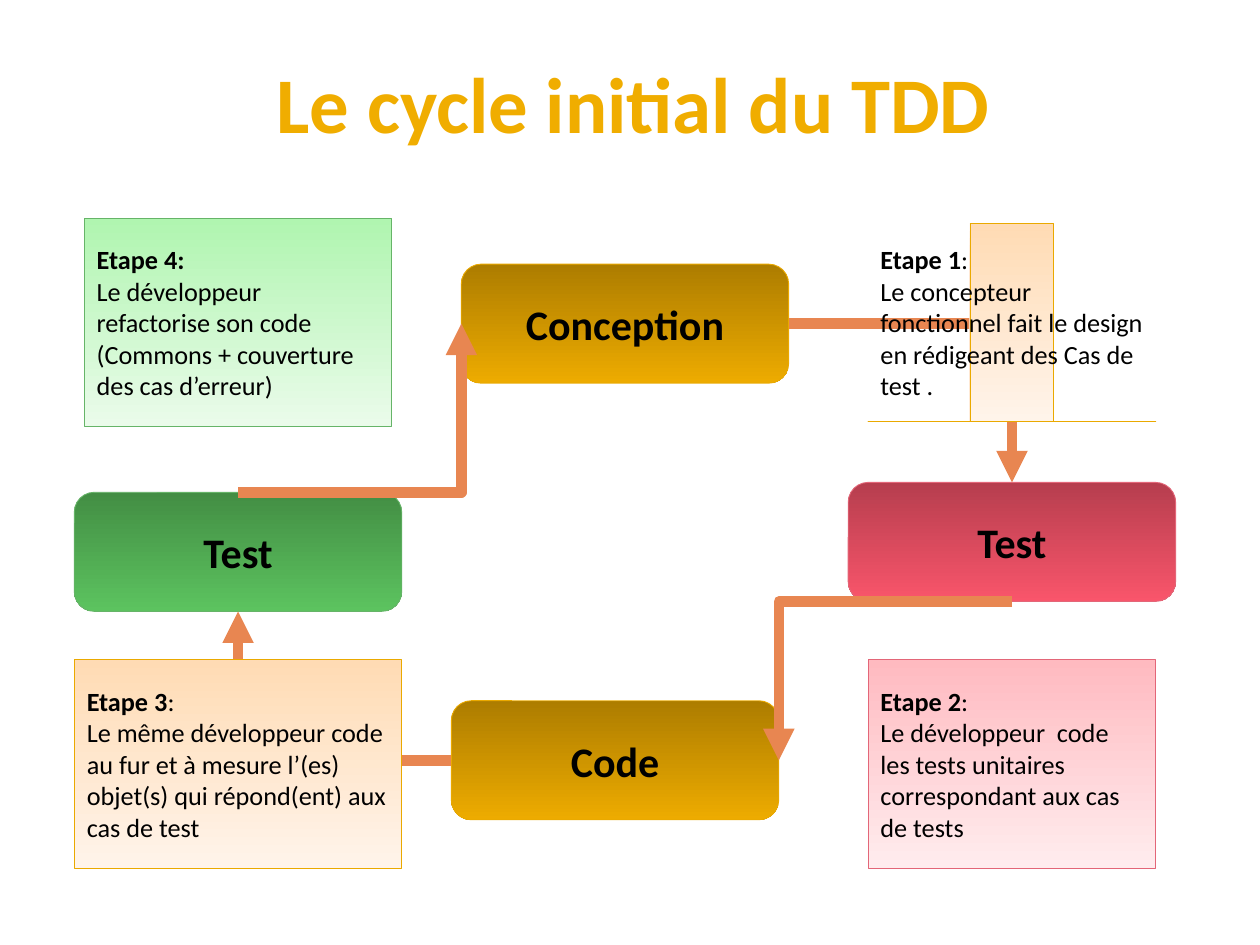
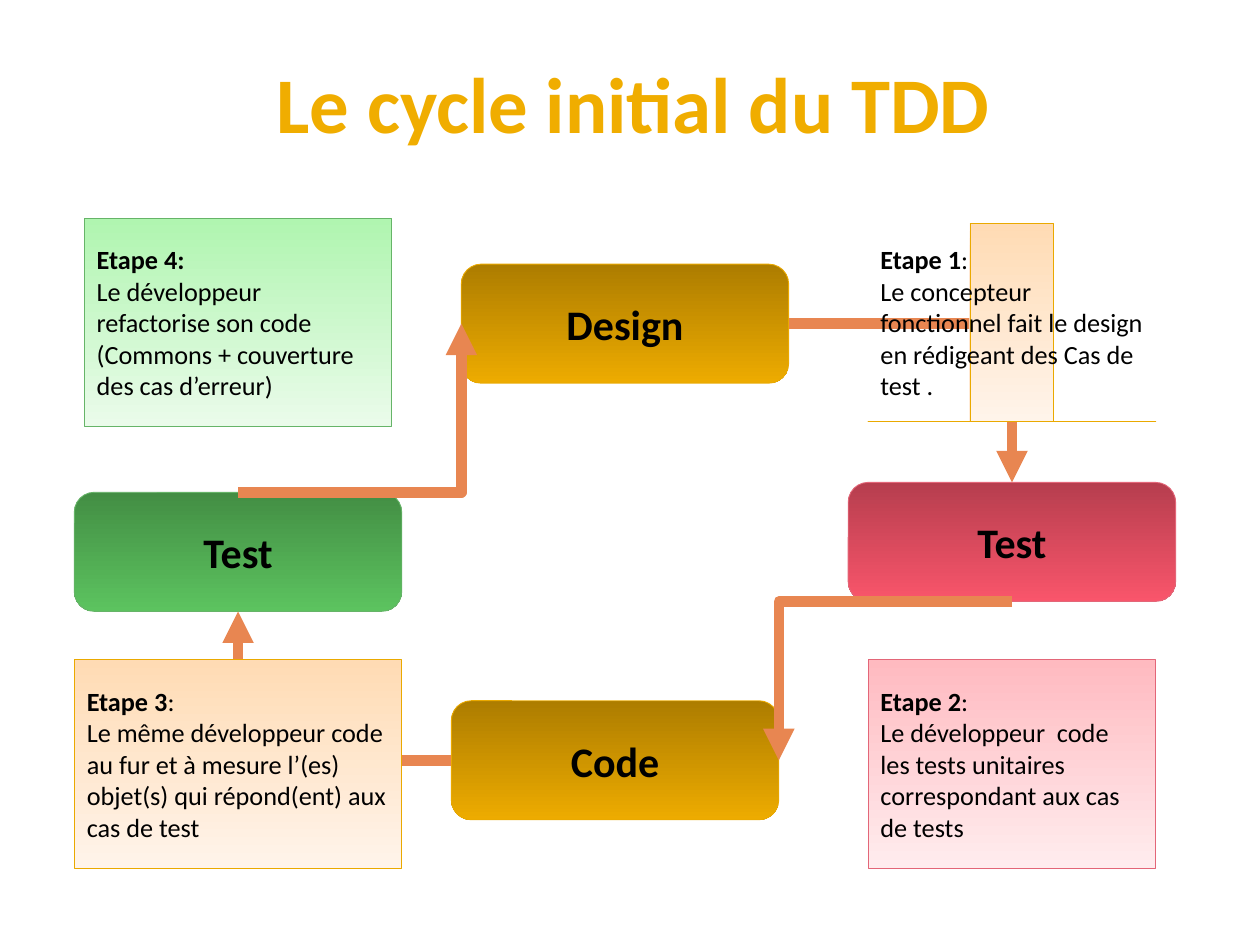
Before and after one commit to mcgivrer/JunitTddTutorial, a slide deck: slide 5 of docs/Test Driven Development_v0.2_20121221.odp. Drawn at 1260x945 pixels with LibreOffice and Linux fonts; fonts in the diff are those of the drawing; background and template pictures are left out. Boxes give left, top, right and bottom in pixels: in the first picture for what was removed or moved away, otherwise in the second. Text is boxed around its words. In the diff, an @@ line names an element or a change of style, - is before the commit and + after.

```diff
--- a/docs/Test Driven Development_v0.2_20121221.odp
+++ b/docs/Test Driven Development_v0.2_20121221.odp
@@ text in rounded rectangle at <box>566,310,683,347</box>: text changed @@
-Conception
+Design
```
Also in this commit, not shown: 2 other slides changed, 2 slides added, 2 slides removed, 1 other file.
